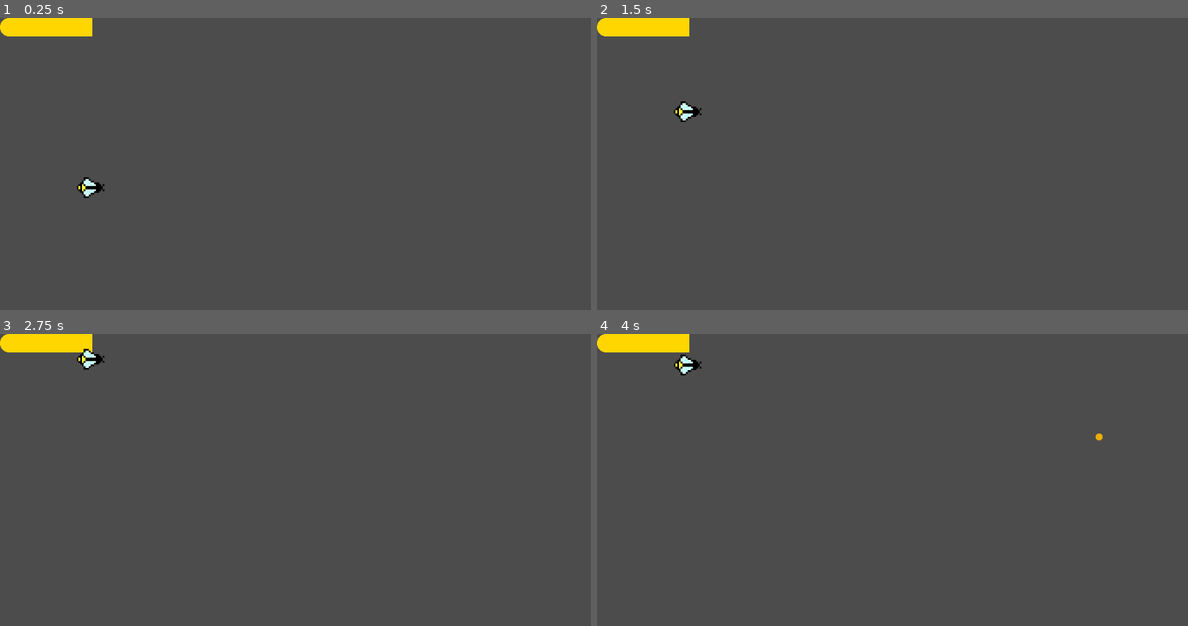
Above: before the commit, frames 1-4 (two rows, left to right).
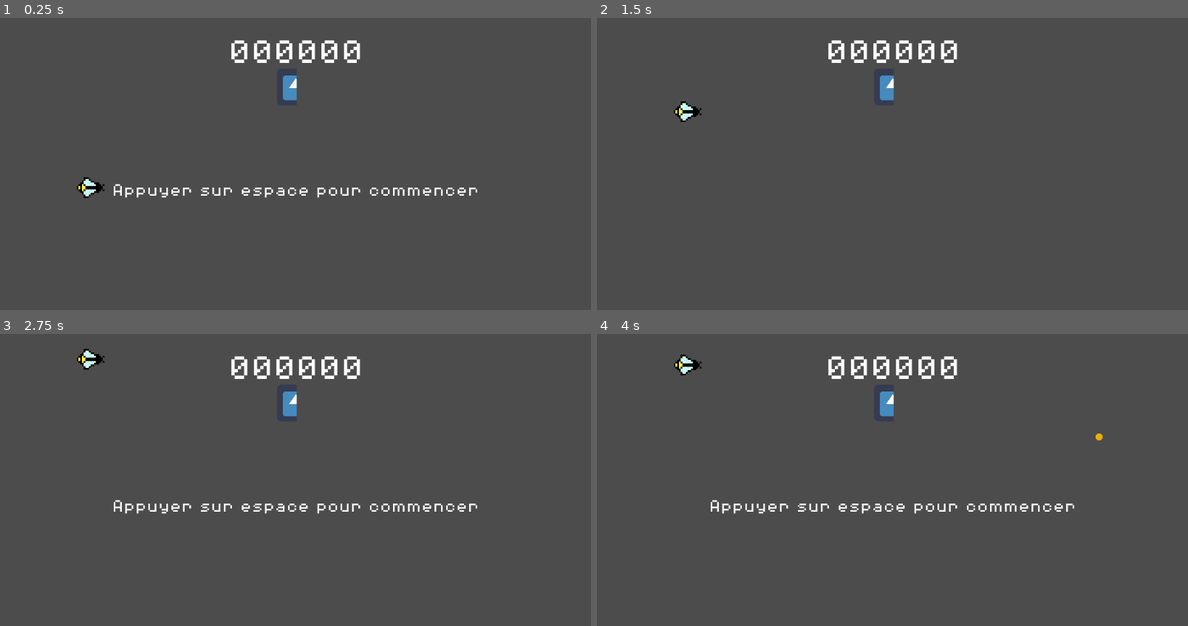
Above: after the commit, the same moments.

Repository: EventOrizonStudio/pollenPower
Game: Godot game, scene res://Scene/Game.tscn
The game is run twice, just before and just after one commit, with the same random seed, the same clock (stepped at 60 frames per second) and the same inputs. The engine's default icon, where the game draws it, is replaced by a stand-in: a white triangle on a blue panel in a dark square.
Inputs:
- Up to frame 1 (0.25 s): no input
- Up to frame 2 (1.5 s): tap Space (ui_select) at 0.5, 0.77 s
- Up to frame 3 (2.75 s): tap Space (ui_select) at 1.52, 2 s
- Up to frame 4 (4 s): tap Space (ui_select) at 2.75, 3.02, 3.77 s

The runs differ from the first frame. In frame 1, 2.8% of the frame differs, in the area x 0-81%, y 0-62%; in frame 2, 2.0%; in frame 3, 2.8%; in frame 4, 2.8%.

Commit message:
restore Guy

Diff:
--- a/Scene/Guy.tscn
+++ b/Scene/Guy.tscn
@@ -1,12 +1,49 @@
-[gd_scene load_steps=2 format=2]
+[gd_scene load_steps=5 format=2]
 
-[ext_resource path="res://Assets/pollen_progress.png" type="Texture" id=1]
+[ext_resource path="res://Assets/MyFont.tres" type="DynamicFont" id=1]
+[ext_resource path="res://Script/Label.gd" type="Script" id=2]
+[ext_resource path="res://Assets/MyFont1.tres" type="DynamicFont" id=3]
+[ext_resource path="res://icon.png" type="Texture" id=4]
 
 [node name="Guy" type="Node"]
 
-[node name="TextureProgress" type="TextureProgress" parent="."]
-margin_right = 118.0
-margin_bottom = 32.0
+[node name="CenterContainer" type="CenterContainer" parent="."]
+margin_right = 1024.0
+margin_bottom = 601.0
+
+[node name="Label" type="Label" parent="CenterContainer"]
+margin_left = 194.0
+margin_top = 289.0
+margin_right = 830.0
+margin_bottom = 312.0
+custom_fonts/font = ExtResource( 1 )
+text = "Appuyer sur espace pour commencer"
+script = ExtResource( 2 )
+
+[node name="Timer" type="Timer" parent="."]
+autostart = true
+
+[node name="CenterContainer2" type="CenterContainer" parent="."]
+margin_right = 1025.0
+margin_bottom = 123.0
+
+[node name="Label2" type="Label" parent="CenterContainer2"]
+margin_left = 395.0
+margin_top = 39.0
+margin_right = 629.0
+margin_bottom = 84.0
+custom_fonts/font = ExtResource( 3 )
+text = "000000"
+align = 1
+valign = 1
+
+[node name="TextureProgress" type="TextureProgress" parent="CenterContainer2/Label2"]
+margin_left = 85.0
+margin_top = 48.52
+margin_right = 149.0
+margin_bottom = 112.52
 step = 0.0
-value = 50.0
-texture_progress = ExtResource( 1 )
+value = 53.12
+texture_progress = ExtResource( 4 )
+
+[connection signal="timeout" from="Timer" to="CenterContainer/Label" method="onTimerTimeout"]
